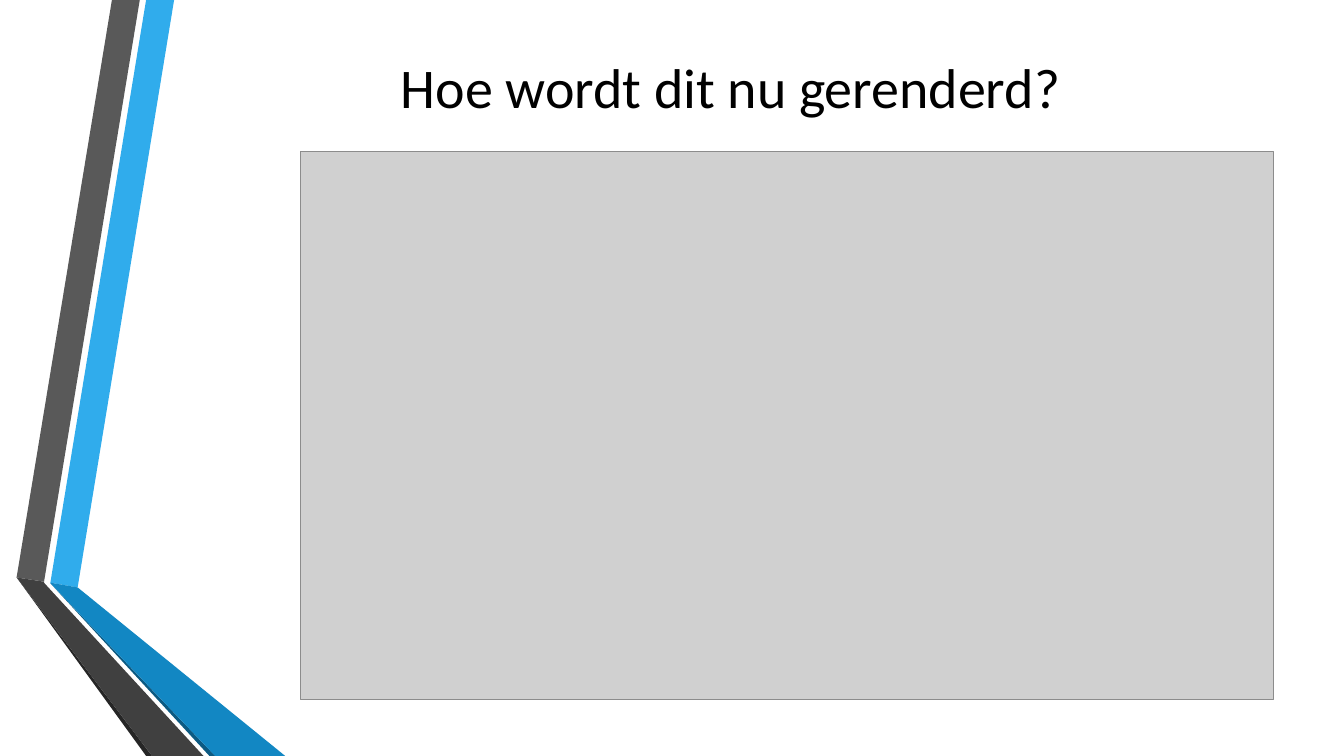
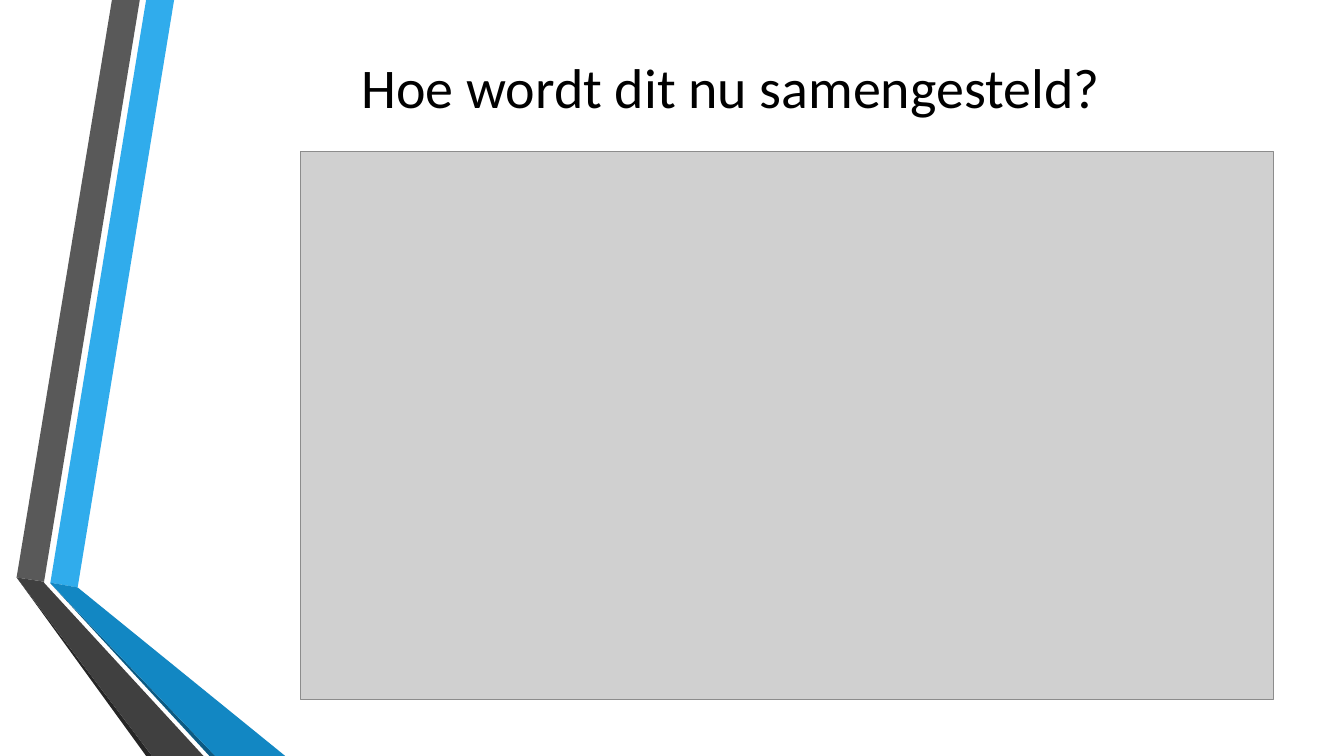
Before and after one commit to stinooww/webresearch, a slide deck: slide 15 of nieuwe technologie/slidedeck/sapui5.pptx. Drawn at 1344x756 pixels with LibreOffice and Linux fonts; fonts in the diff are those of the drawing; grey boxes stand for pictures; background and template pictures are left out. Boxes give left, top, right and bottom in pixels: in the first picture for what was removed or moved away, otherwise in the second. Text is boxed around its words. In the diff, an @@ line names an element or a change of style, - is before the commit and + after.

```diff
--- a/nieuwe technologie/slidedeck/sapui5.pptx
+++ b/nieuwe technologie/slidedeck/sapui5.pptx
@@ title at (362, 69, 1100, 118): text changed @@
-Hoe wordt dit nu gerenderd?
+Hoe wordt dit nu samengesteld?
```
Also in this commit, not shown: 6 other slides changed, 12 other files.
